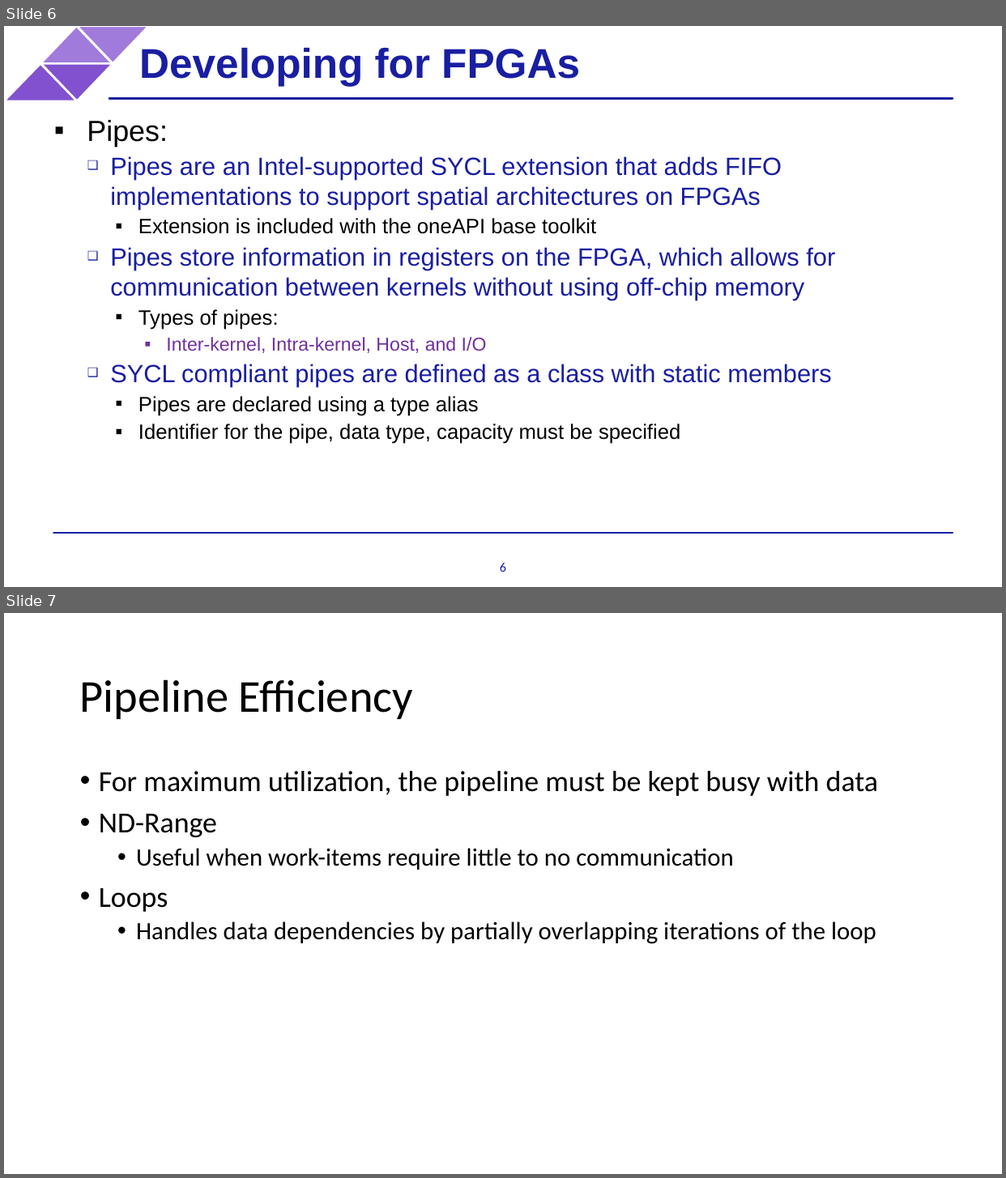
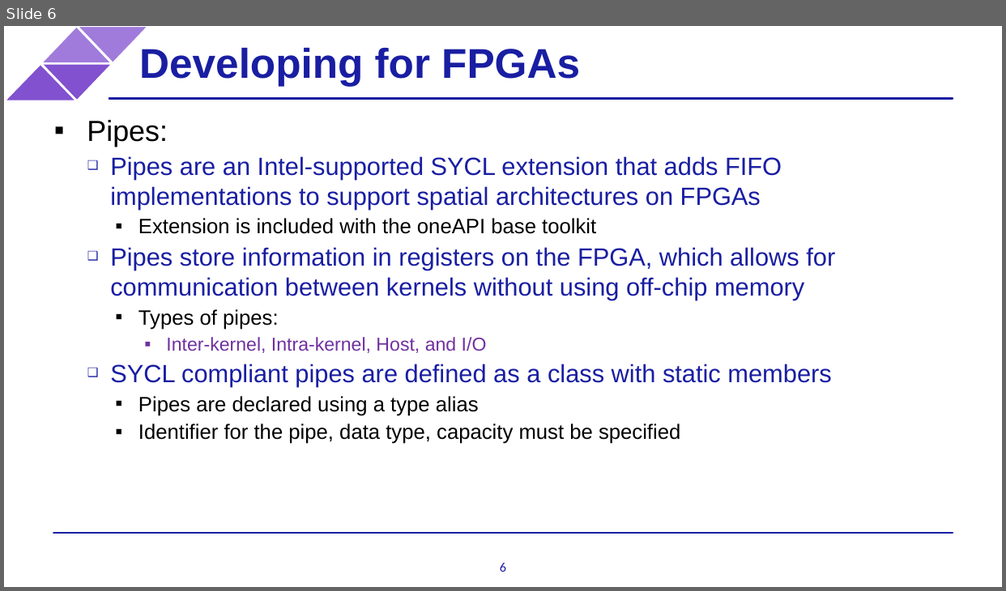
Before and after one commit to BenjaminMFindley/Reconfig-2-SYCL-DPCPP, a slide deck: Slides/SYCL_FPGA.pptx. Shown one above the other, each under a label of ours: slides 6 and 7 before the commit, slide 6 after it. The pictures are 1006x1178 and 1006x591 pixels, drawn with LibreOffice and Linux fonts; fonts in the diff are those of the drawing; background and template pictures are left out. Boxes give left, top, right and bottom in pixels: in the first picture for what was removed or moved away, otherwise in the second. Text is boxed around its words. In the diff, an @@ line names an element or a change of style, - is before the commit and + after.

```diff
--- a/Slides/SYCL_FPGA.pptx
+++ b/Slides/SYCL_FPGA.pptx
@@ slide 7 removed at [4,613,1002,1174], background #FFFFFF @@
@@ text removed at [80,679,413,719] @@
-Pipeline Efficiency
@@ text removed at [99,771,879,944] @@
-• For maximum utilization, the pipeline must be kept busy with data
-• ND-Range
-  • Useful when work-items require little to no communication
-• Loops
-  • Handles data dependencies by partially overlapping iterations of the loop
```
Also in this commit, not shown: 3 slides added, 8 other slides removed, 1 other file.
